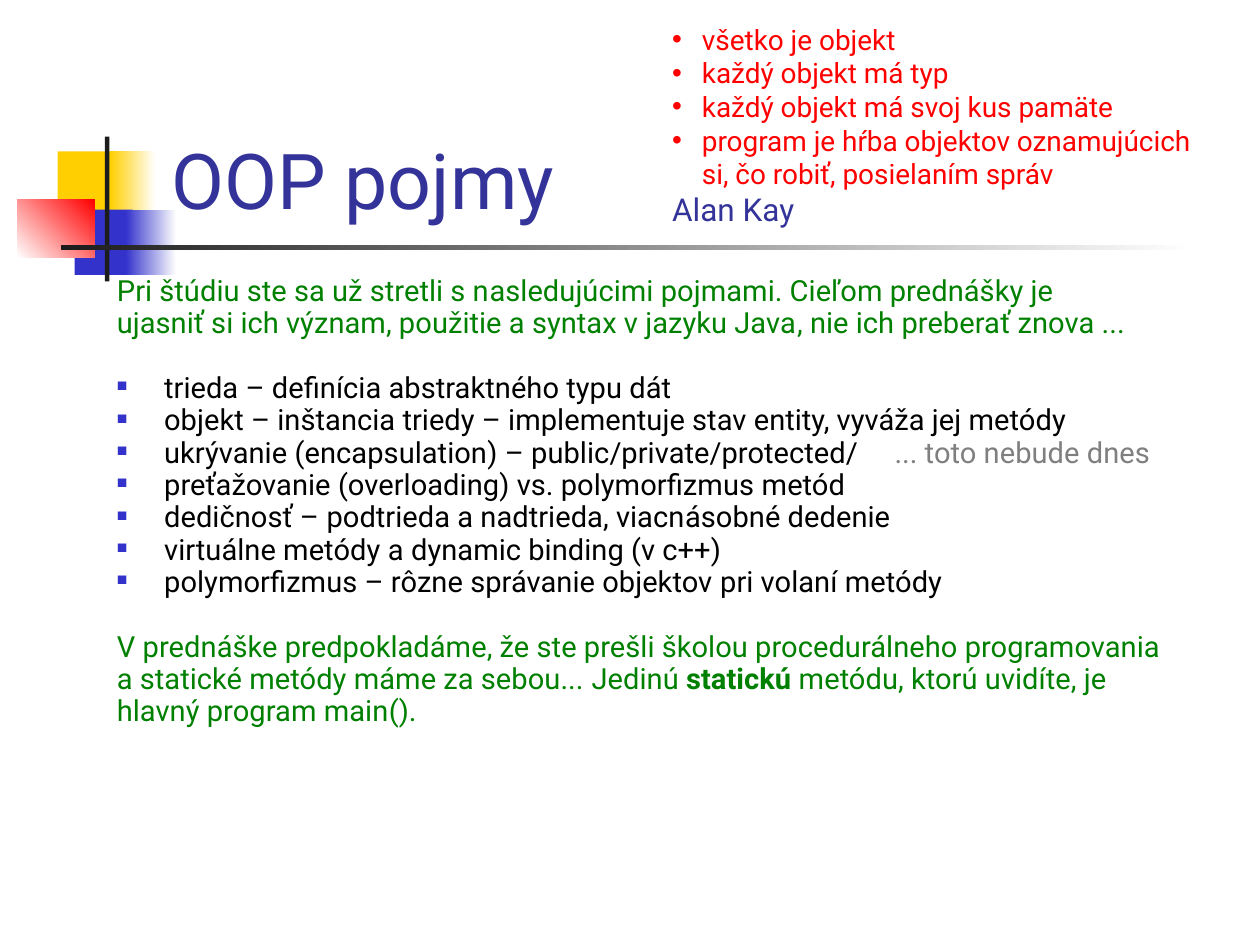
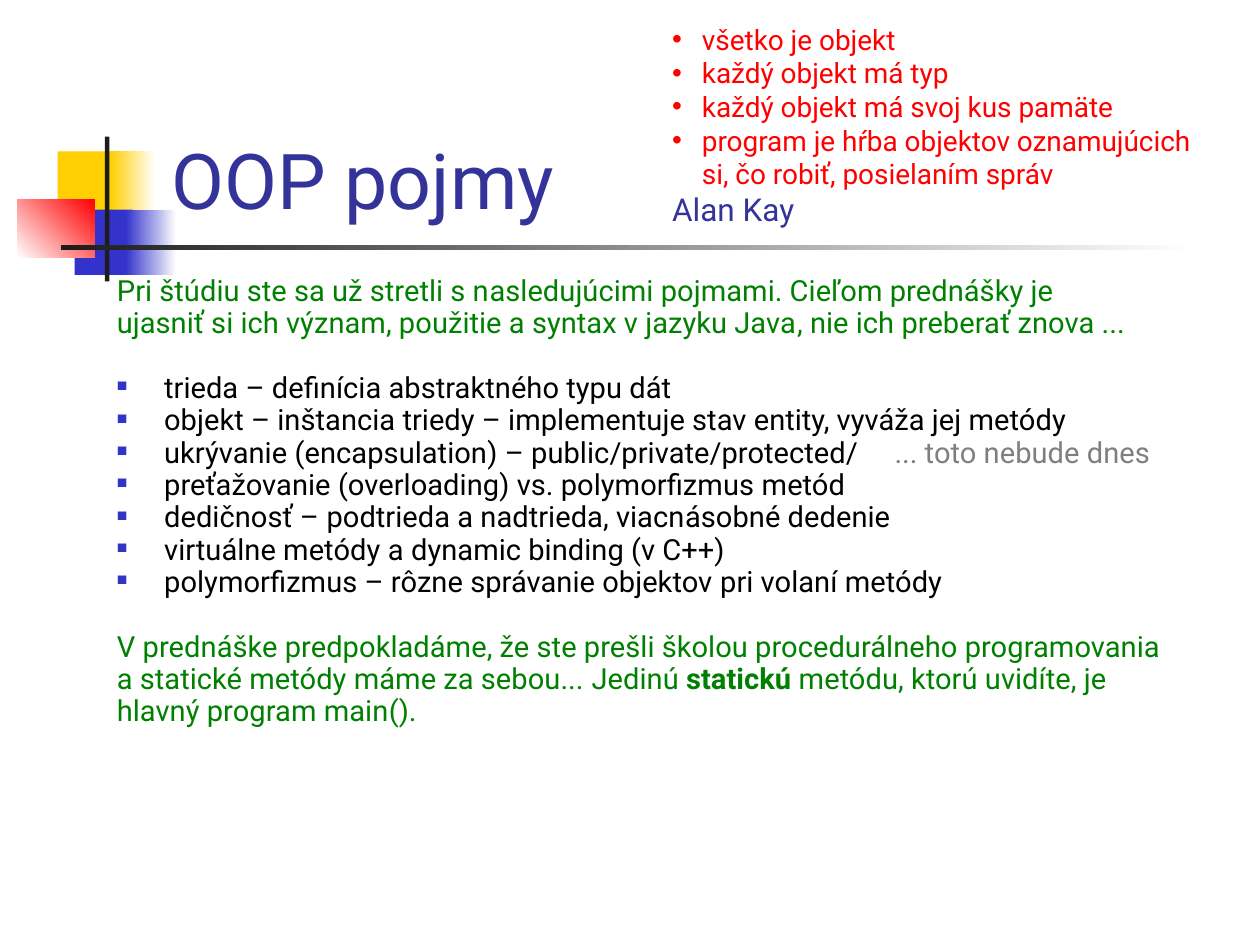
Before and after one commit to Programovanie4/Prednasky, a slide deck: slide 4 of 03/03_java.ppt. Drawn at 1260x945 pixels with LibreOffice and Linux fonts; fonts in the diff are those of the drawing. Boxes give left, top, right and bottom in pixels: in the first picture for what was removed or moved away, otherwise in the second. Text is boxed around its words. In the diff, an @@ line names an element or a change of style, - is before the commit and + after.

```diff
--- a/03/03_java.ppt
+++ b/03/03_java.ppt
@@ text at (164,537,724,567): text changed @@
-■ virtuálne metódy a dynamic binding (v c++)
+■ virtuálne metódy a dynamic binding (v C++)
```
Also in this commit, not shown: 3 other slides changed, 1 other file.
